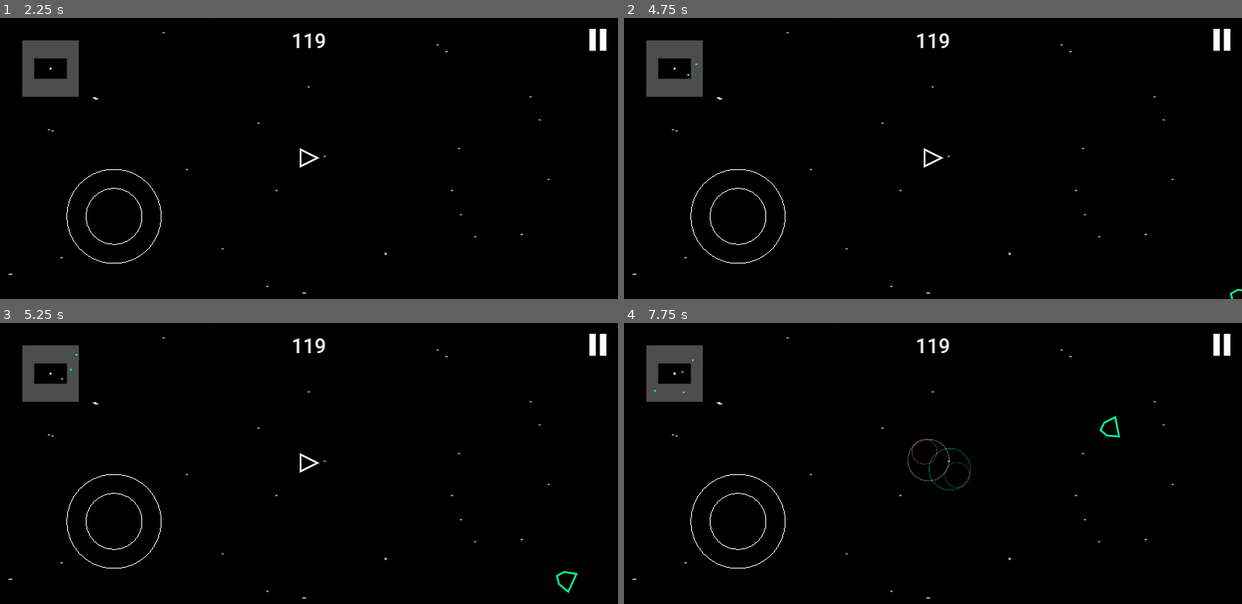
Above: before the commit, frames 1-4 (two rows, left to right).
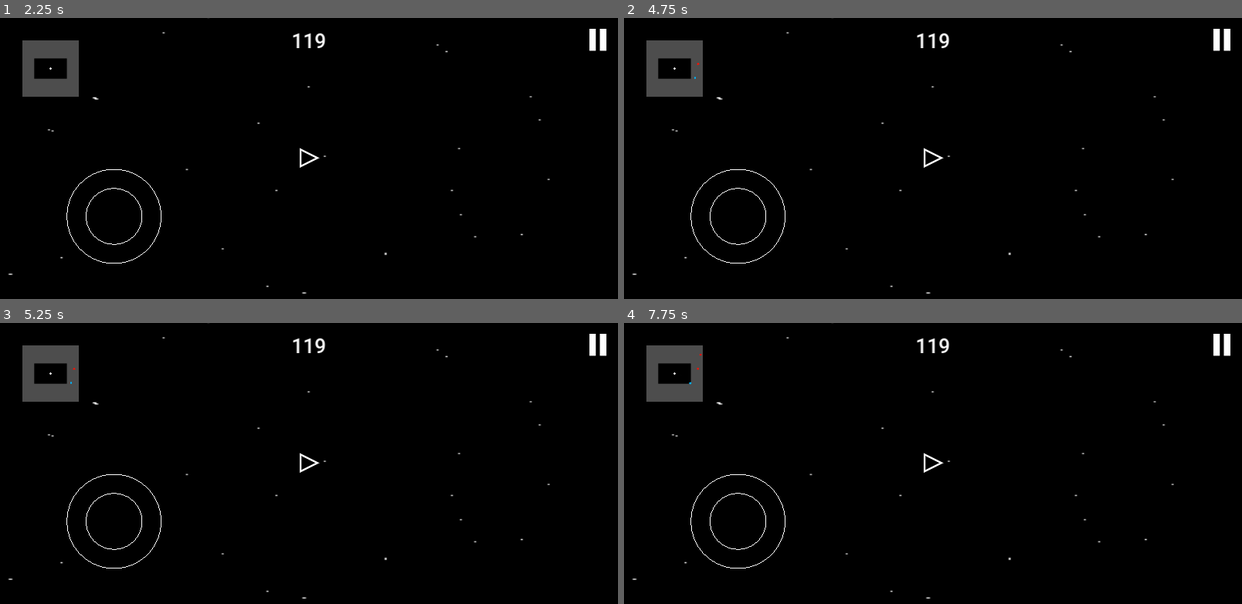
Above: after the commit, the same moments.

Repository: Ryu204/name-later
Game: Godot game, scene res://Layouts/index.tscn
The game is run twice, just before and just after one commit, with the same random seed, the same clock (stepped at 60 frames per second) and the same inputs.
Inputs (mouse positions are in pixels of both pictures, inside the frame that each line leads up to):
- Up to frame 1 (2.25 s): click "Play" at 0.5 s; click (599, 40) at 1.25 s; click (309, 158) at 2 s
- Up to frame 2 (4.75 s): tap Enter at 2.75, 4.25 s; move the mouse to (1068, 144) at 2.77 s; click (1068, 144) at 2.92 s; tap Space at 3.5 s; move the mouse to (809, 172) at 3.52 s; click (809, 172) at 3.67 s; move the mouse to (994, 96) at 4.27 s; click (994, 96) at 4.42 s
- Up to frame 3 (5.25 s): move the mouse to (278, 519) at 5.02 s; click (278, 519) at 5.17 s
- Up to frame 4 (7.75 s): move the mouse to (1118, 505) at 5.77 s; click (1118, 505) at 5.92 s; move the mouse to (747, 421) at 6.52 s; click (747, 421) at 6.67 s; move the mouse to (963, 463) at 7.27 s; click (963, 463) at 7.42 s

Frame 1 is identical in both runs. In frame 2, less than 0.1% of the frame differs, in the area x 10-100%, y 15-100%; in frame 3, 0.1%; in frame 4, 0.4%, in the area x 4-81%, y 10-60%.

Commit message:
Add bike interception

Diff:
--- /dev/null
+++ b/Components/Enemies/bike.gd
@@ -0,0 +1,59 @@
+class_name Bike
+
+extends Enemy
+
+@export_group('Appearance')
+@export var height = 70.0
+@export var width = 20.0
+@export_group('Stats')
+@export var think_interval = 0.5
+@export var run_interval = 1.5
+@export var fluctuation_level = 0.5
+
+@onready var _cycle_interval = think_interval + run_interval
+@onready var _initial_force = shape.force
+var _total_time = 0.0
+var _is_thinking = true
+
+func _ready() -> void:
+	super()
+	shape.set_vertices(PackedVector2Array([
+		Vector2(-width / 2, height / 2),
+		Vector2(width / 2, height / 2),
+		Vector2(0, -height / 2)
+	]))
+	_cycle_interval = think_interval + run_interval
+
+func update(_delta: float, player_pos: Vector2, player_vel: Vector2) -> void:
+	_total_time += _delta
+	if _is_thinking:
+		if _total_time > think_interval:
+			_total_time = 0
+			_is_thinking = false
+			_launch(player_pos, player_vel)
+		else:
+			_indicate_attack(player_pos, player_vel)
+	else:
+		if _total_time > run_interval:
+			_total_time = 0
+			_is_thinking = true
+
+func _launch(player_pos: Vector2, player_vel: Vector2) -> void:
+	shape.force = _initial_force
+	var p = player_pos - shape.global_position
+	var time_to_collision = MoreMath.solve_quadratic(
+		player_vel.length_squared() - (shape.average_speed(max(run_interval, 3)) ** 2),
+		2 * player_vel.dot(p),
+		p.length_squared()
+	)
+	assert(time_to_collision.status == MoreMath.RootStatus.OK and\
+		time_to_collision.roots.max() > 0,
+		'Maybe the shape velocity is too low to catch player?')
+	time_to_collision = time_to_collision.roots.max()
+	var direction = player_pos + time_to_collision * player_vel - shape.global_position
+	shape.control_direction = MoreMath.add_noise_vector2(direction, fluctuation_level)
+
+func _indicate_attack(player_pos: Vector2, player_vel: Vector2) -> void:
+	var direction = player_pos + player_vel * run_interval * randf() - shape.global_position
+	shape.force = 0.0
+	shape.control_direction = MoreMath.add_noise_vector2(direction, fluctuation_level)
--- /dev/null
+++ b/Components/Enemies/bike.tscn
@@ -0,0 +1,19 @@
+[gd_scene load_steps=3 format=3 uid="uid://card8htoxjwwp"]
+
+[ext_resource type="Script" path="res://Components/Enemies/bike.gd" id="1_k0pwh"]
+[ext_resource type="PackedScene" uid="uid://cfj21agyf0b47" path="res://Components/shape.tscn" id="2_7go5m"]
+
+[node name="Bike" type="Node2D" node_paths=PackedStringArray("shape")]
+script = ExtResource("1_k0pwh")
+height = 40.0
+width = 16.0
+think_interval = 3.0
+run_interval = 1.0
+fluctuation_level = 0.4
+shape = NodePath("Shape")
+
+[node name="Shape" parent="." instance=ExtResource("2_7go5m")]
+color = Color(0, 0.721569, 1, 1)
+turn_strength = 5.0
+force = 900.0
+damping = 0.2
--- a/Components/Enemies/car.gd
+++ b/Components/Enemies/car.gd
@@ -1,6 +1,6 @@
 class_name Car
 
-extends ShapeHolder
+extends Enemy
 
 @export_group('Appearance')
 @export var height = 30.0
@@ -16,5 +16,5 @@
 		Vector2(width / 2, height / 2)
 	]))
 
-func update(_delta: float, player_pos: Vector2) -> void:
+func update(_delta: float, player_pos: Vector2, _player_vel: Vector2) -> void:
 	shape.control_direction = player_pos - shape.global_position
--- a/Components/Enemies/car.tscn
+++ b/Components/Enemies/car.tscn
@@ -5,11 +5,12 @@
 
 [node name="Car" type="Node2D" node_paths=PackedStringArray("shape")]
 script = ExtResource("1_aruwy")
-width = 35.0
+height = 25.0
+width = 25.0
 shape = NodePath("Shape")
 
 [node name="Shape" parent="." instance=ExtResource("2_hiawl")]
 color = Color(0, 1, 0.623529, 1)
-turn_strength = 15.0
-force = 200.0
+turn_strength = 13.0
+force = 130.0
 damping = 0.4
--- /dev/null
+++ b/Components/Enemies/enemy.gd
@@ -0,0 +1,6 @@
+class_name Enemy
+
+extends ShapeHolder
+
+func update(_delta: float, _player_pos: Vector2, _player_vel: Vector2) -> void:
+	assert(false, 'Implement this in derived class')
--- a/Components/Manager/enemy_manager.gd
+++ b/Components/Manager/enemy_manager.gd
@@ -8,12 +8,13 @@
 	player.destroyed.connect(func(): _is_player_dead = true)
 
 	initialize(
-		Spawner.spawn_amount_log_callback(0, .5),
+		Spawner.spawn_amount_log_callback(0, 0.2),
 		Spawner.spawn_level_random_callback,
 		Spawner.spawn_position_rect_callback(),
 		Spawner.spawn_offset_player_callback(player)
 	)
 	add_spawnable(preload(Constants.SCENE_CAR))
+	add_spawnable(preload(Constants.SCENE_BIKE))
 
 func _process(delta: float) -> void:
 	_process_child(delta)
@@ -22,6 +23,7 @@
 	if _is_player_dead:
 		return
 	var player_pos = player.report_position()
+	var player_vel = player.report_velocity()
 	for child in get_children():
-		assert(child is Car, 'Must be subtype of enemy')
-		child.update(delta, player_pos)
+		assert(child is Enemy, 'Must be subtype of enemy')
+		child.update(delta, player_pos, player_vel)
--- a/Components/Manager/spawner.gd
+++ b/Components/Manager/spawner.gd
@@ -82,10 +82,8 @@
 static func spawn_offset_player_callback(player: Player) -> Callable:
 	assert(is_instance_valid(player), 'Player must be a valid node')
 	var alive = [true] # Use reference type to capture in lambda
+	var cb = player.report_position
 	player.destroyed.connect(func(): alive[0] = false)
-	var last_pos = player.report_position()
 
 	return func() -> Vector2:
-		if alive[0]:
-			last_pos = player.report_position()
-		return last_pos
+		return cb.call() if alive[0] else Vector2.ZERO
--- a/Components/Player/player.gd
+++ b/Components/Player/player.gd
@@ -28,3 +28,6 @@
 
 func report_position() -> Vector2:
 	return shape.global_position
+
+func report_velocity() -> Vector2:
+	return shape.velocity
--- a/Components/shape.gd
+++ b/Components/shape.gd
@@ -53,6 +53,13 @@
 	move_and_slide()
 	_check_collisions()
 
+func average_speed(time: float) -> float:
+	var dt = get_physics_process_delta_time()
+	var n = ceilf(time / dt)
+	var damping_dt = pow(damping, dt)
+
+	return force * dt * (1 - (1 - pow(damping_dt, n)) / n / (1 - damping_dt)) / (1 - damping_dt)
+
 func _check_collisions() -> void:
 	var count = get_slide_collision_count()
 	if count == 0:
--- a/Scripts/constants.gd
+++ b/Scripts/constants.gd
@@ -4,6 +4,7 @@
 const SCENE_SHAPE = _COMPONENT_PREFIX % 'shape.tscn'
 const SCENE_PLAYER = _COMPONENT_PREFIX % 'Player/player.tscn'
 const SCENE_CAR = _COMPONENT_PREFIX % 'Enemies/car.tscn'
+const SCENE_BIKE = _COMPONENT_PREFIX % 'Enemies/bike.tscn'
 const SCENE_ROCK = _COMPONENT_PREFIX % 'Environments/rock.tscn'
 const SCENE_EXPLOSION = _COMPONENT_PREFIX % 'explosion.tscn'
 
--- a/Scripts/more_math.gd
+++ b/Scripts/more_math.gd
@@ -7,3 +7,42 @@
 
 static func random_number() -> float:
 	return randf()
+
+static func add_noise_vector2(original: Vector2, level: float) -> Vector2:
+	var angle = randf() * TAU
+	return original.lerp(original.length() * Vector2(cos(angle), sin(angle)), level)
+
+enum RootStatus { OK, INFINITE, NONE }
+
+class QuadraticRoots:
+	var roots: Array[float] = []
+	var status: RootStatus = RootStatus.NONE
+
+static func solve_quadratic(a: float, b: float, c: float) -> QuadraticRoots:
+	var res = QuadraticRoots.new()
+
+	if abs(a) < Constants.EPSILON:
+		if abs(b) < Constants.EPSILON:
+			if abs(c) < Constants.EPSILON:
+				res.status = RootStatus.INFINITE
+				return res
+			res.status = RootStatus.NONE
+			return res
+		res.roots.append(-c / b)
+		res.status = RootStatus.OK
+		return res
+	var discriminant = b * b - 4 * a * c
+	if discriminant > Constants.EPSILON:
+		var root1 = (-b + sqrt(discriminant)) / (2 * a)
+		var root2 = (-b - sqrt(discriminant)) / (2 * a)
+		res.roots.append(root1)
+		res.roots.append(root2)
+		res.status = RootStatus.OK
+		return res
+	if abs(discriminant) < Constants.EPSILON:
+		var root = -b / (2 * a)
+		res.roots.append(root)
+		res.status = RootStatus.OK
+		return res
+	res.status = RootStatus.NONE
+	return res
